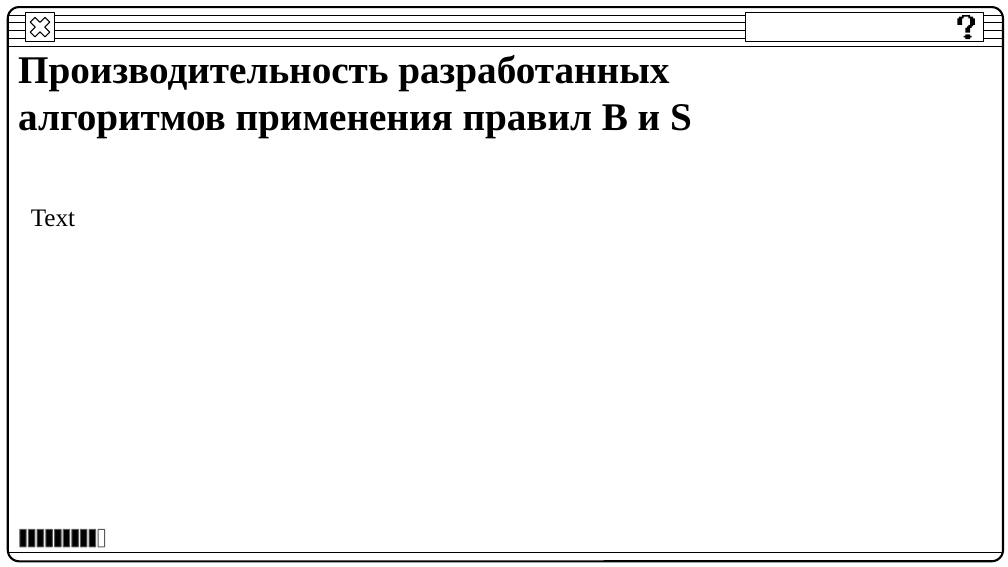
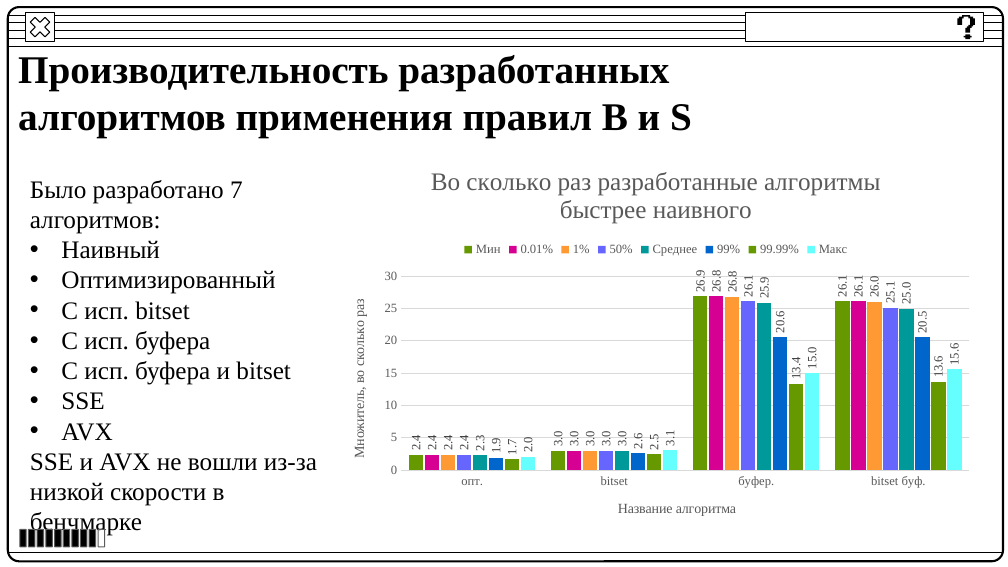
Before and after one commit to BakaKrt/DiplomAPI, a slide deck: slide 9 of ВКР/ВКР.pptx. Drawn at 1008x567 pixels with LibreOffice and Linux fonts; fonts in the diff are those of the drawing. Boxes give left, top, right and bottom in pixels: in the first picture for what was removed or moved away, otherwise in the second. Text is boxed around its words. In the diff, an @@ line names an element or a change of style, - is before the commit and + after.

```diff
--- a/ВКР/ВКР.pptx
+++ b/ВКР/ВКР.pptx
@@ column chart added at (x1=330, y1=148, x2=983, y2=537) @@
+title "Во сколько раз разработанные алгоритмы быстрее наивного "
+categories: опт., bitset, буфер., bitset буф.
+Мин: 2.4, 3, 26.9, 26.1
+0.01%: 2.4, 3, 26.8, 26.1
+1%: 2.4, 3, 26.8, 26
+50%: 2.4, 3, 26.1, 25.1
+Среднее: 2.3, 3, 25.9, 25
+99%: 1.9, 2.6, 20.6, 20.5
+99.99%: 1.7, 2.5, 13.4, 13.6
+Макс: 2, 3.1, 15, 15.6
@@ text added at (x1=30, y1=180, x2=317, y2=536), 18 pt, text #000000 @@
+Было разработано 7 алгоритмов:
+• Наивный
+• Оптимизированный
+• С исп. bitset
+• С исп. буфера
+• С исп. буфера и bitset
+• SSE
+• AVX
+SSE и AVX не вошли из-за низкой скорости в бенчмарке
@@ text removed at (x1=31, y1=209, x2=75, y2=227) @@
-Text
```
Also in this commit, not shown: 7 other slides changed, 3 other files.
